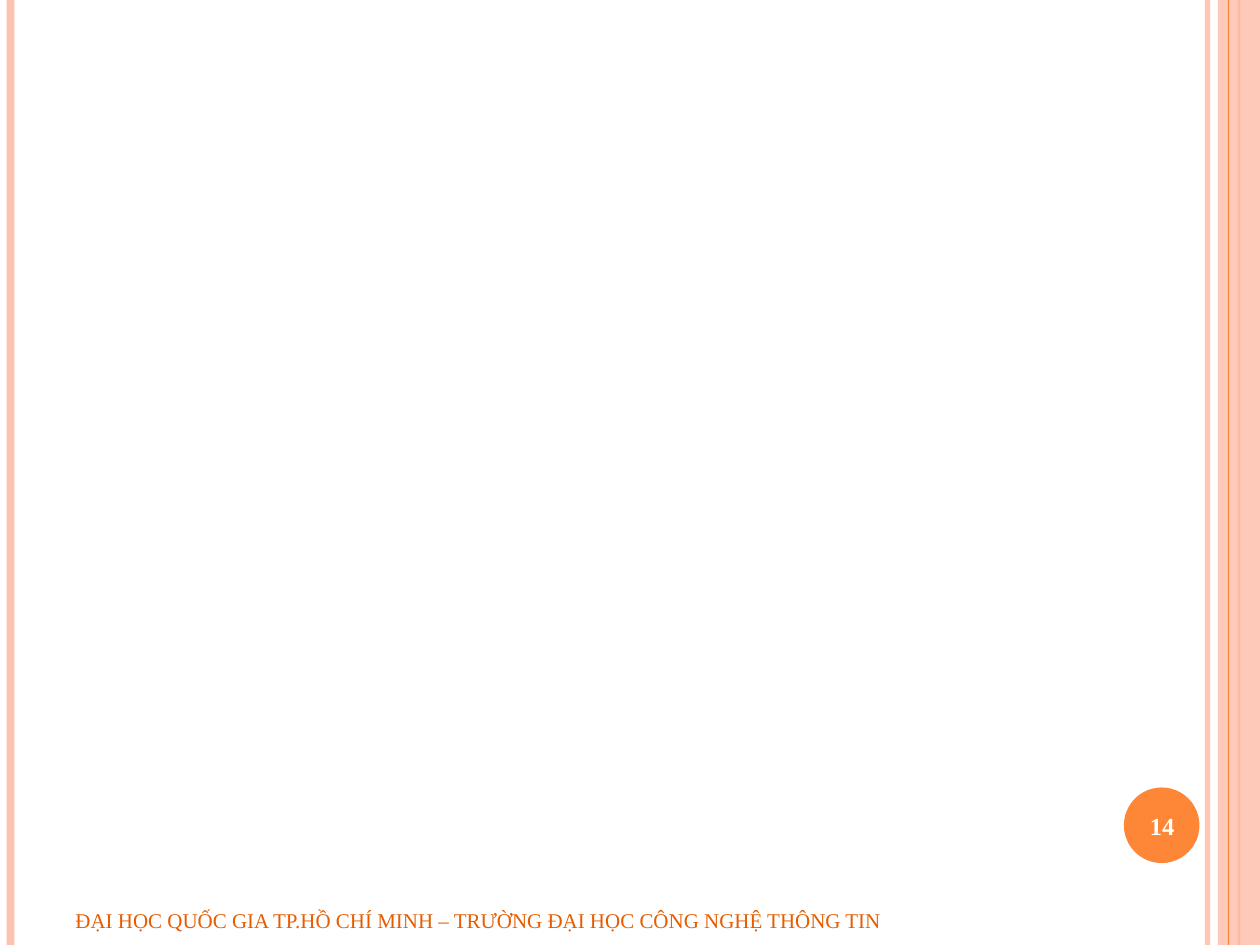
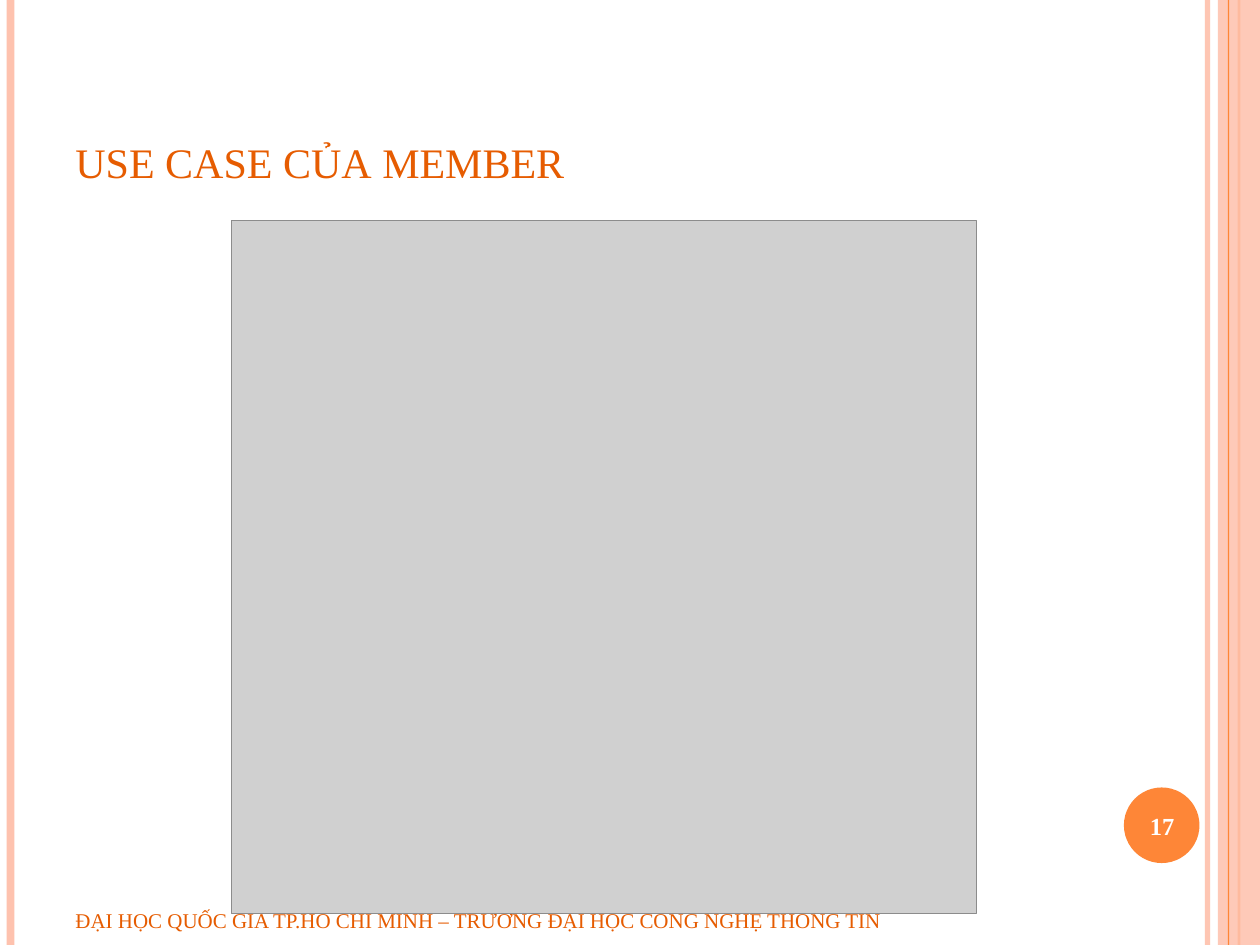
Before and after one commit to geovip/nosqlravendbuit, a slide deck: slide 17 of Document/slide bao cao.pptx (slide 14 before the commit). Drawn at 1260x945 pixels with LibreOffice and Linux fonts; fonts in the diff are those of the drawing; grey boxes stand for pictures; background and template pictures are left out. Boxes give left, top, right and bottom in pixels: in the first picture for what was removed or moved away, otherwise in the second. Text is boxed around its words. In the diff, an @@ line names an element or a change of style, - is before the commit and + after.

```diff
--- a/Document/slide bao cao.pptx
+++ b/Document/slide bao cao.pptx
@@ title added at box(75, 145, 564, 179), 30 pt, text #E65C01, small capitals @@
+use case của member
@@ picture added at box(232, 220, 976, 914) @@
@@ page number at box(1150, 819, 1175, 835): text changed @@
-14
+17
```
Also in this commit, not shown: 6 other slides changed, 10 slides added.
